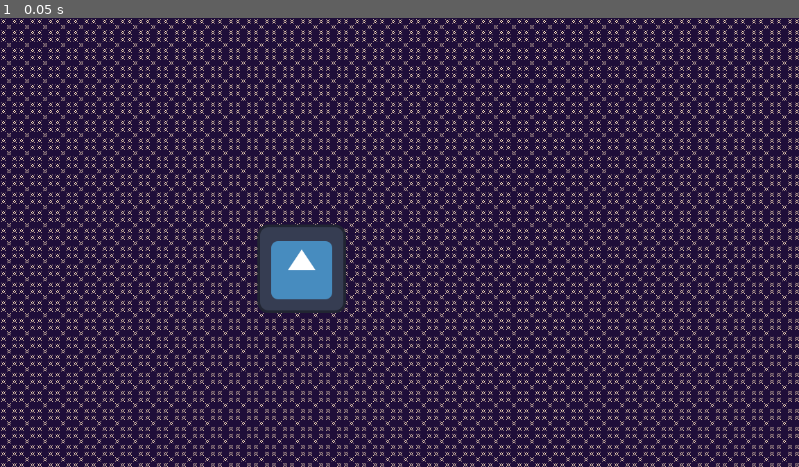
Above: before the commit, frame 1.
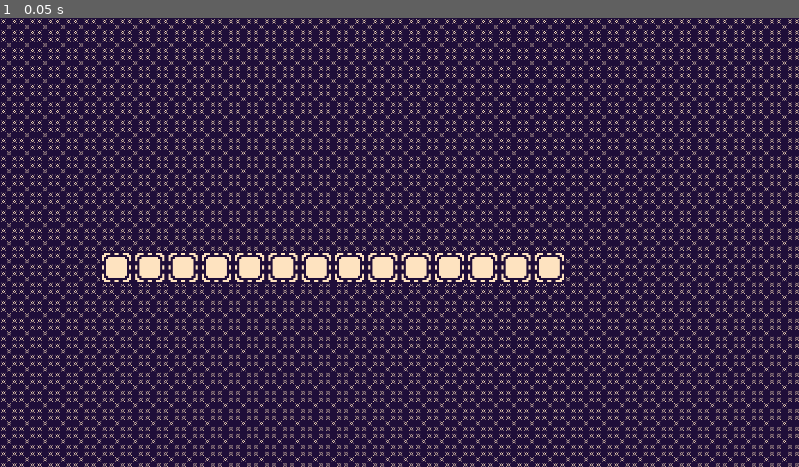
Above: after the commit, the same moment.

Repository: LouisBock/BaldShroomCoding
Game: Godot game, scene res://main_root.tscn
Same seed, same stepped clock (60 frames per second), same inputs: the game is played once before the commit and once after it. Before the commit the project has no main scene; this scene is started directly in both runs. The engine's default icon, where the game draws it, is replaced by a stand-in: a white triangle on a blue panel in a dark square.
Inputs:
- Up to frame 1 (0.05 s): no input

The runs differ from the first frame. In frame 1, 4.1% of the frame differs, in the area x 12-71%, y 45-66%.

Commit message:
Tilemaps

Diff:
--- a/main_root.tscn
+++ b/main_root.tscn
@@ -1,9 +1,17 @@
-[gd_scene load_steps=4 format=3 uid="uid://dk0otgnkq6jcw"]
+[gd_scene load_steps=5 format=3 uid="uid://dk0otgnkq6jcw"]
 
 [ext_resource type="Texture2D" uid="uid://b7sdara52tkd" path="res://Backgrounds/bg muster.png" id="1_np3f1"]
-[ext_resource type="Texture2D" uid="uid://ci7lah0dkpcnh" path="res://icon.svg" id="1_wgn6i"]
+[ext_resource type="Texture2D" uid="uid://bleevhkos63ci" path="res://Tilemaps/tileset chrome.png" id="2_3x4l2"]
+
+[sub_resource type="TileSetAtlasSource" id="TileSetAtlasSource_jxeop"]
+texture = ExtResource("2_3x4l2")
+0:0/0 = 0
+1:0/0 = 0
+0:1/0 = 0
+1:1/0 = 0
 
 [sub_resource type="TileSet" id="TileSet_dwwjb"]
+sources/0 = SubResource("TileSetAtlasSource_jxeop")
 
 [node name="Main root" type="Node"]
 
@@ -17,9 +25,8 @@
 stretch_mode = 1
 
 [node name="TileMap" type="TileMap" parent="."]
+texture_filter = 1
+scale = Vector2(3, 3)
 tile_set = SubResource("TileSet_dwwjb")
 format = 2
-
-[node name="Sprite2D" type="Sprite2D" parent="."]
-position = Vector2(435, 362)
-texture = ExtResource("1_wgn6i")
+layer_0/tile_data = PackedInt32Array(458755, 0, 0, 458756, 0, 0, 458757, 0, 0, 458758, 0, 0, 458759, 0, 0, 458760, 0, 0, 458761, 0, 0, 458762, 0, 0, 458763, 0, 0, 458764, 0, 0, 458765, 0, 0, 458766, 0, 0, 458767, 0, 0, 458768, 0, 0)
--- a/project.godot
+++ b/project.godot
@@ -11,5 +11,6 @@
 [application]
 
 config/name="BaldShroomCoding"
+run/main_scene="res://main_root.tscn"
 config/features=PackedStringArray("4.2", "Forward Plus")
 config/icon="res://icon.svg"
Binary file added: Tilemaps/tileset chrome.png
Not shown, added: Tilemaps/tileset chrome.png.import
